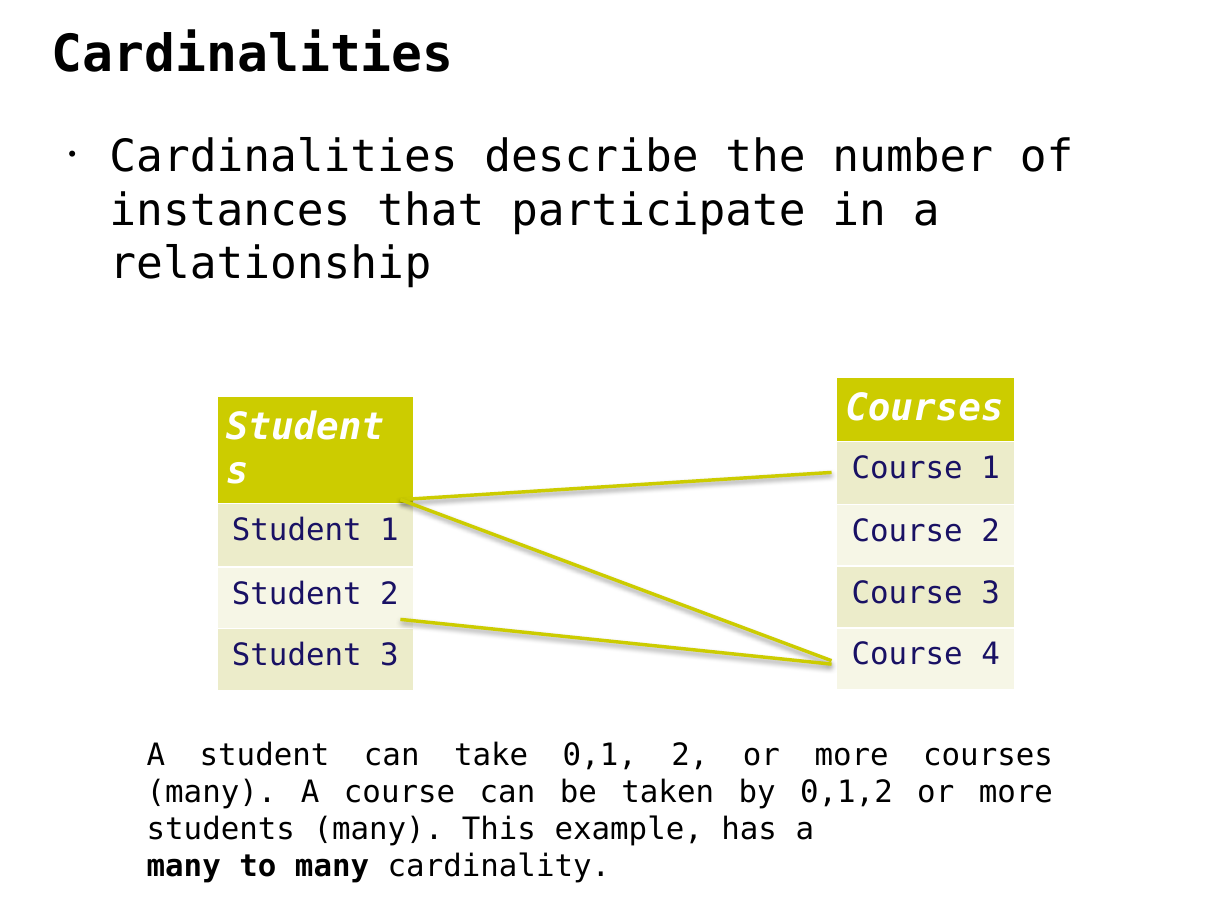
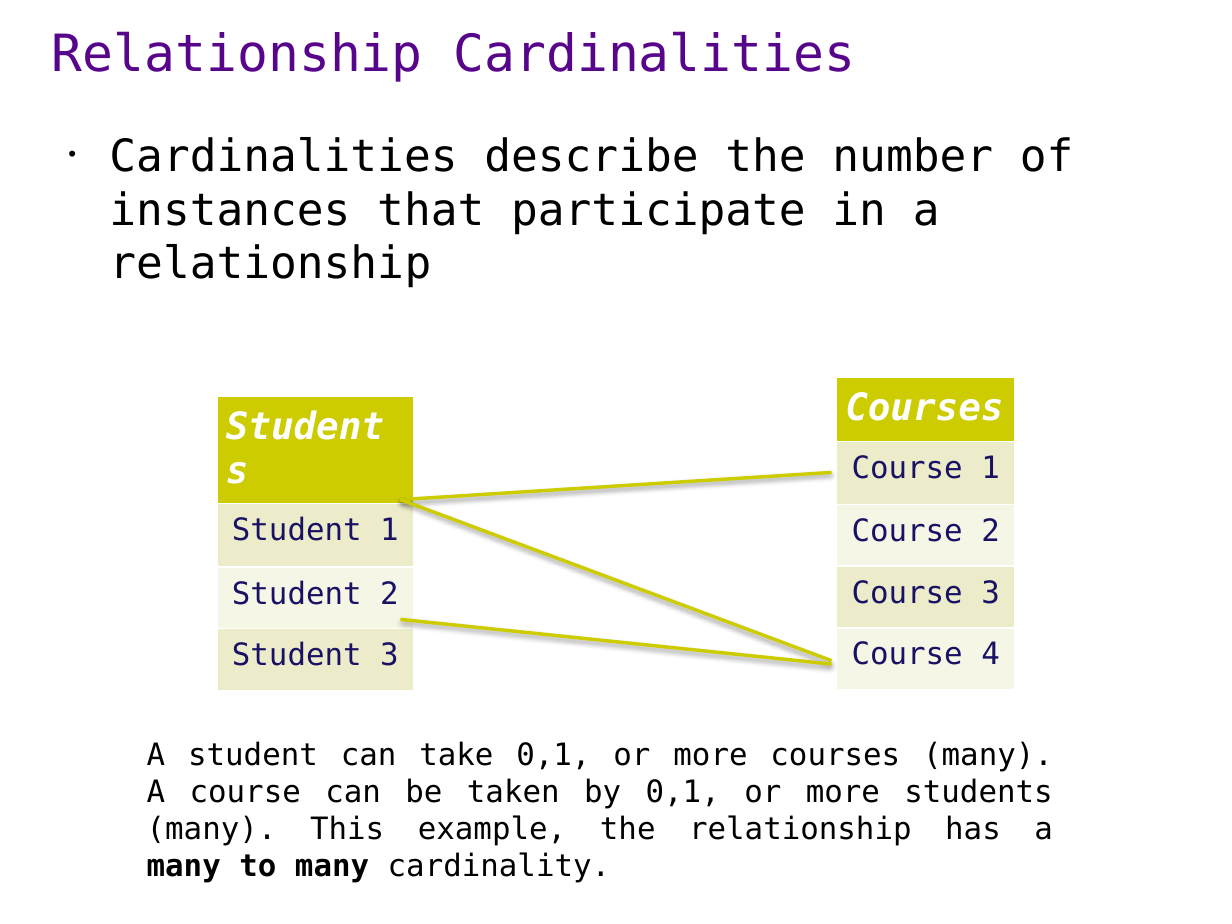
Before and after one commit to ipeirotis/dealing_with_data, a slide deck: slide 15 of 02-SQL/A-ER_modeling-1.pptx. Drawn at 1232x924 pixels with LibreOffice and Linux fonts; fonts in the diff are those of the drawing. Boxes give left, top, right and bottom in pixels: in the first picture for what was removed or moved away, otherwise in the second. Text is boxed around its words. In the diff, an @@ line names an element or a change of style, - is before the commit and + after.

```diff
--- a/02-SQL/A-ER_modeling-1.pptx
+++ b/02-SQL/A-ER_modeling-1.pptx
@@ text at (52, 31, 856, 82): text changed; text colour #000000 to #57068C; bold off @@
-Cardinalities
+Relationship Cardinalities
@@ text at (147, 741, 1053, 883): text changed @@
-A student can take 0,1, 2, or more courses (many). A course can be taken by 0,1,2 or more students (many). This example, has a
-many to many cardinality.
+A student can take 0,1, or more courses (many). A course can be taken by 0,1, or more students (many). This example, the relationship has a many to many cardinality.
```
Also in this commit, not shown: 23 other slides changed, 1 other file.
